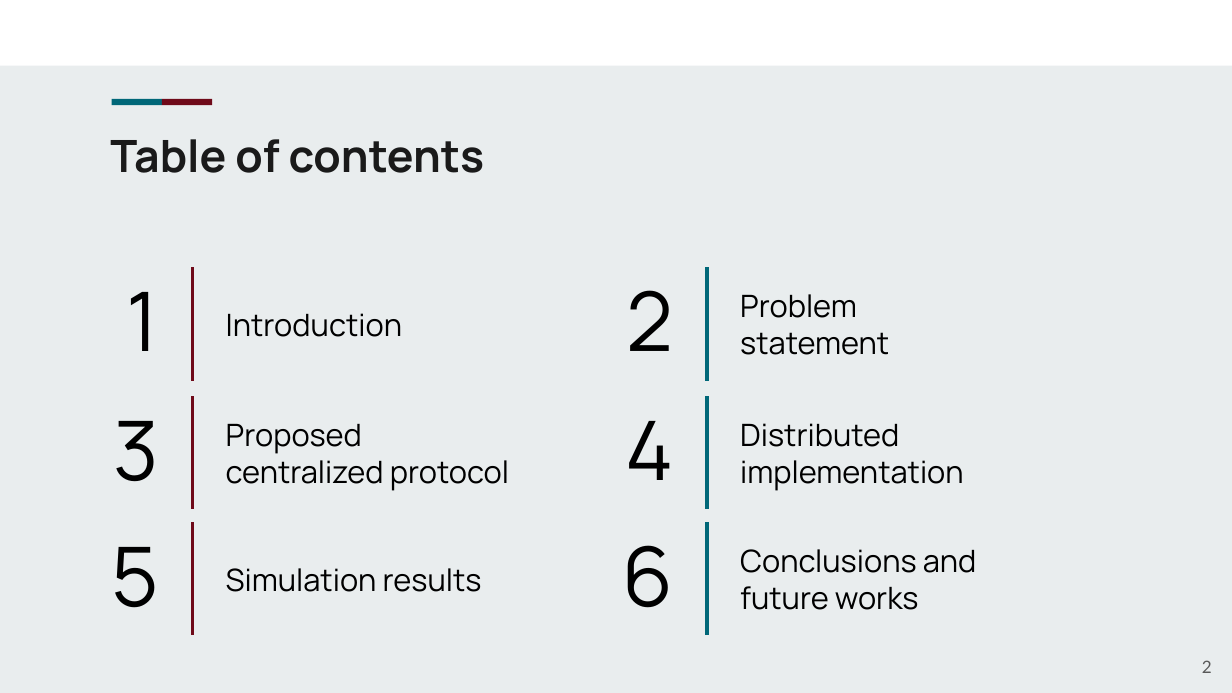
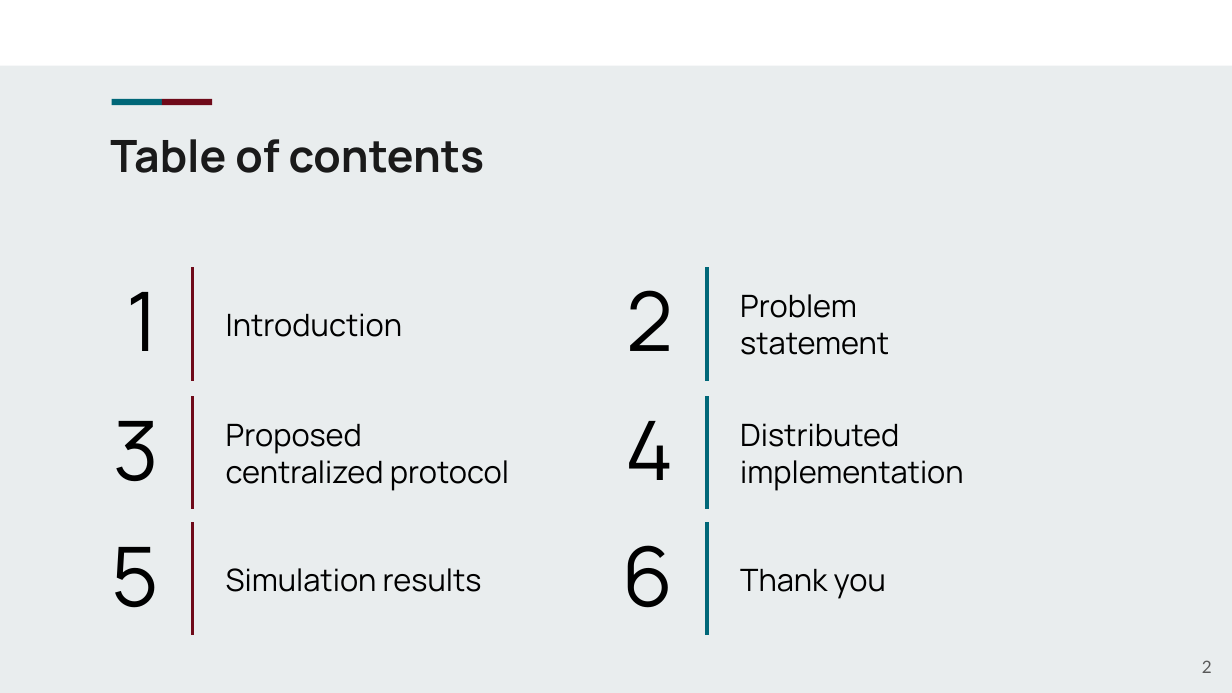
Before and after one commit to StefanoF00/CAMS_distributed_consensus_protocol, a slide deck: slide 2 of CAMS_Presentation.pptx. Drawn at 1232x693 pixels with LibreOffice and Linux fonts; fonts in the diff are those of the drawing; background and template pictures are left out. Boxes give left, top, right and bottom in pixels: in the first picture for what was removed or moved away, otherwise in the second. Text is boxed around its words. In the diff, an @@ line names an element or a change of style, - is before the commit and + after.

Commit message:
updated pptx

```diff
--- a/CAMS_Presentation.pptx
+++ b/CAMS_Presentation.pptx
@@ text at bbox=[740, 568, 886, 599]: text changed @@
-Conclusions and future works
+Thank you
```
Also in this commit, not shown: 1 other slide changed.
